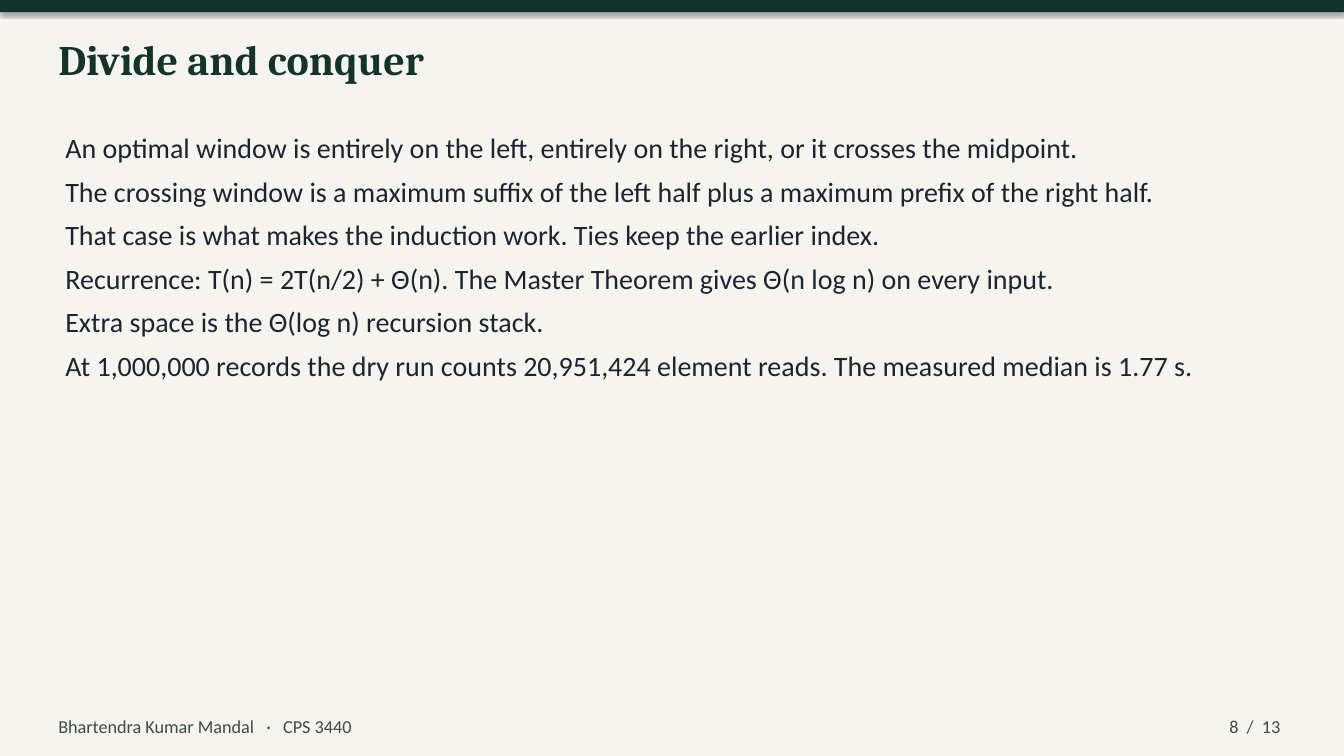
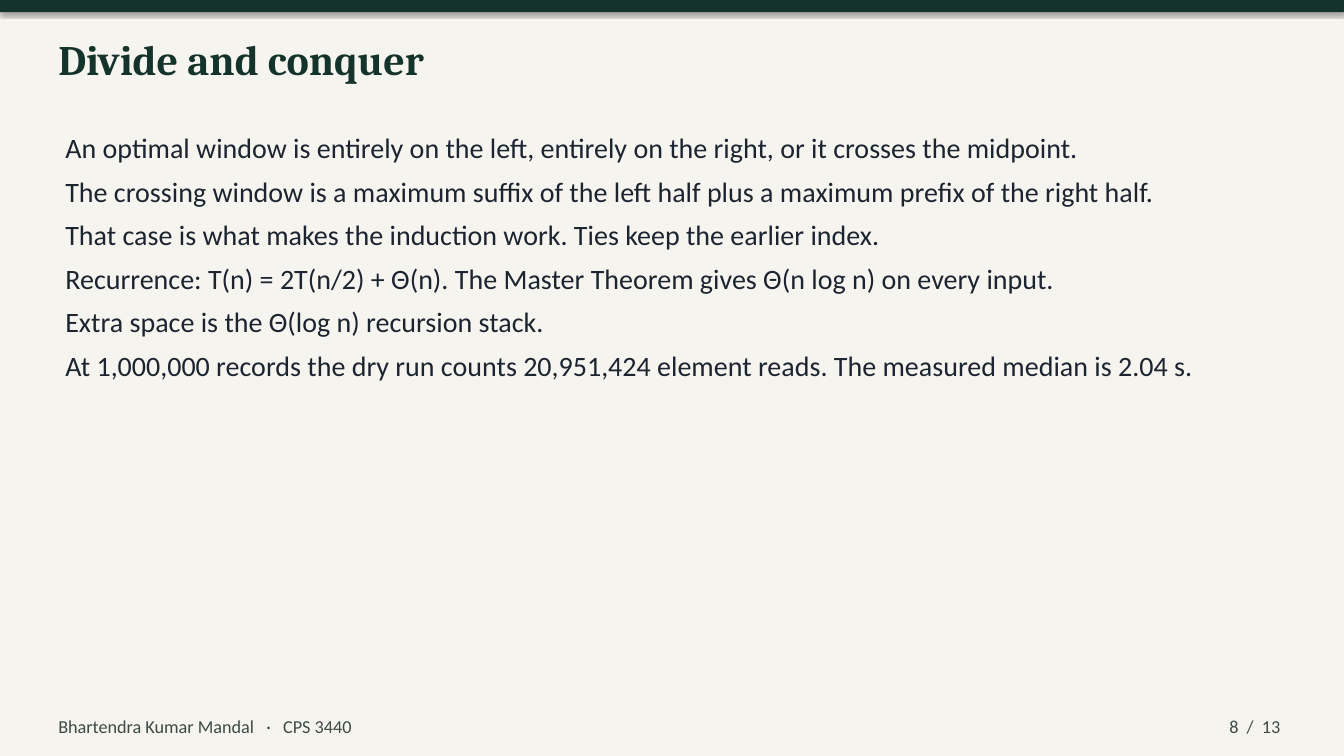
Before and after one commit to aashish000000/CPS3440-Stock-Algorithm-Analyzer, a slide deck: slide 8 of presentation/CPS3440-Stock-Algorithm-Analyzer.pptx. Drawn at 1344x756 pixels with LibreOffice and Linux fonts; fonts in the diff are those of the drawing. Boxes give left, top, right and bottom in pixels: in the first picture for what was removed or moved away, otherwise in the second. Text is boxed around its words. In the diff, an @@ line names an element or a change of style, - is before the commit and + after.

```diff
--- a/presentation/CPS3440-Stock-Algorithm-Analyzer.pptx
+++ b/presentation/CPS3440-Stock-Algorithm-Analyzer.pptx
@@ text at box(65, 356, 1192, 381): text changed @@
-At 1,000,000 records the dry run counts 20,951,424 element reads. The measured median is 1.77 s.
+At 1,000,000 records the dry run counts 20,951,424 element reads. The measured median is 2.04 s.
```
Also in this commit, not shown: 9 other slides changed, 31 other files.
